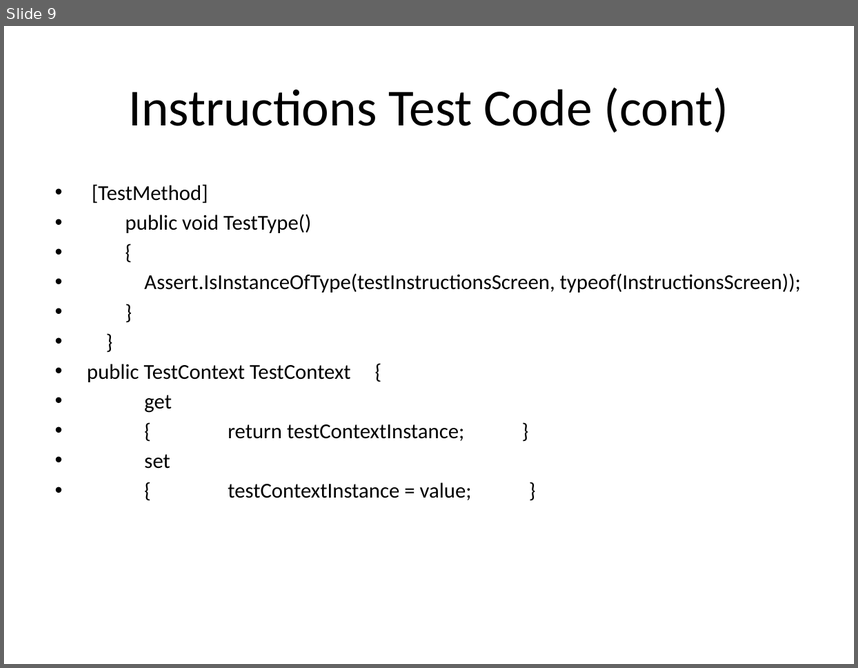
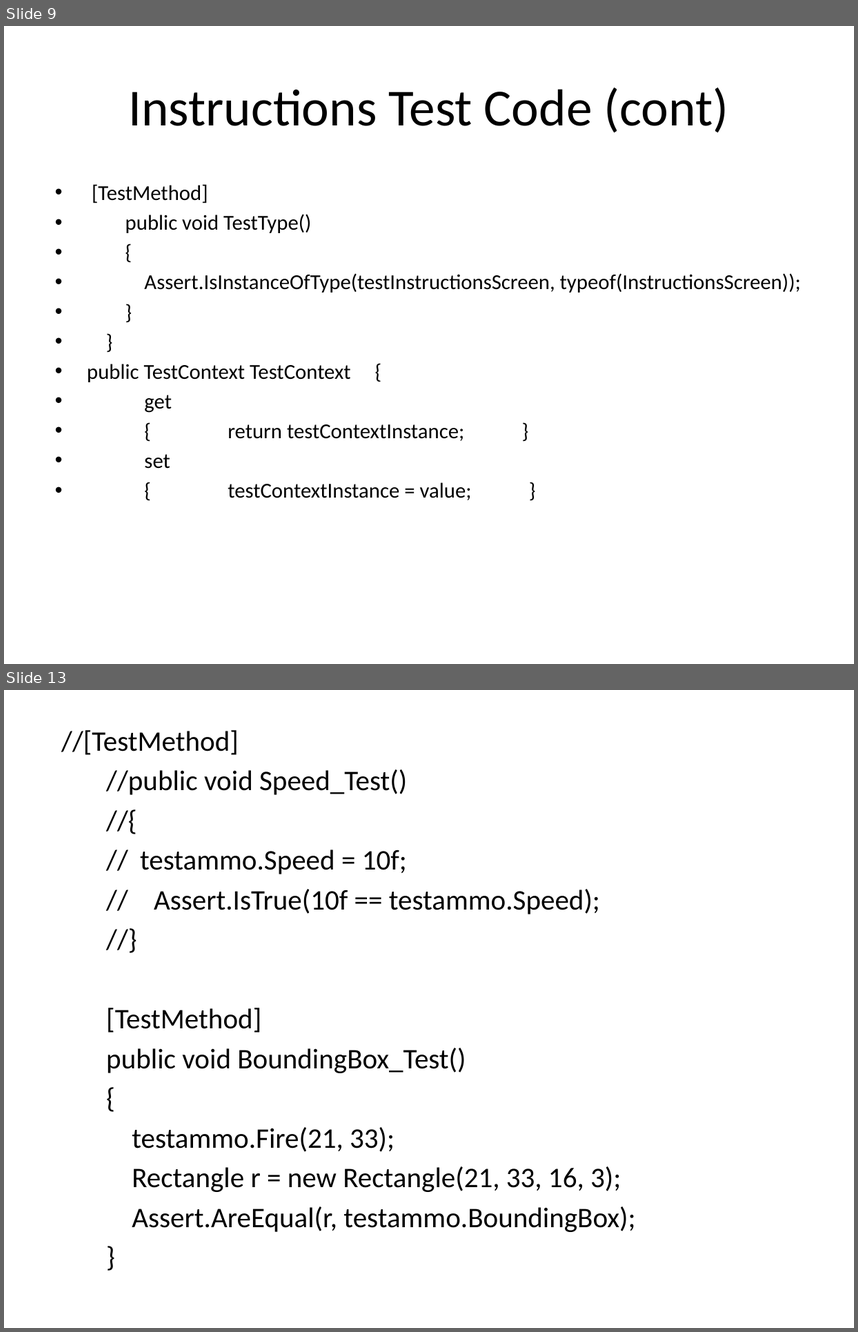
Before and after one commit to csce3513/Team15, a slide deck: Project Starfighter 1.1.pptx. Shown one above the other, each under a label of ours: slide 9 before the commit, slides 9 and 13 after it; the slides between them are not shown. The pictures are 858x668 and 858x1332 pixels, drawn with LibreOffice and Linux fonts; fonts in the diff are those of the drawing; background and template pictures are left out. Boxes give left, top, right and bottom in pixels: in the first picture for what was removed or moved away, otherwise in the second. Text is boxed around its words. In the diff, an @@ line names an element or a change of style, - is before the commit and + after.

```diff
--- a/Project Starfighter 1.1.pptx
+++ b/Project Starfighter 1.1.pptx
@@ slide 13 added at [4,690,854,1328], background picture (left out) @@
@@ text added at [61,730,635,1232], 24 pt, text #000000 @@
+//[TestMethod]
+//public void Speed_Test()
+//{
+// testammo.Speed = 10f;
+// Assert.IsTrue(10f == testammo.Speed);
+//}
+[TestMethod]
+public void BoundingBox_Test()
+{
+testammo.Fire(21, 33);
+Rectangle r = new Rectangle(21, 33, 16, 3);
+Assert.AreEqual(r, testammo.BoundingBox);
+}
```
Also in this commit, not shown: 5 slides changed, 2 other slides added, 48 other files.
